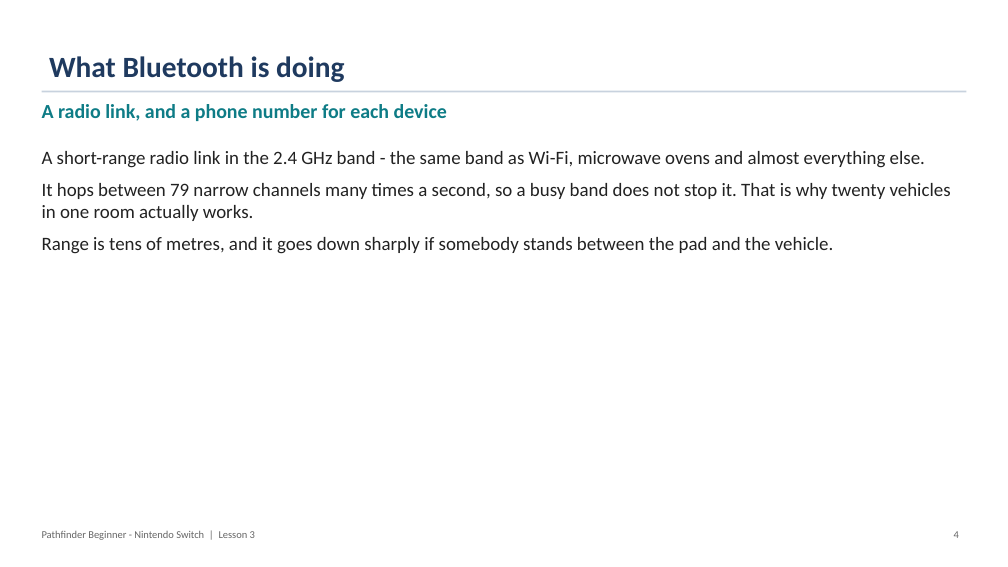
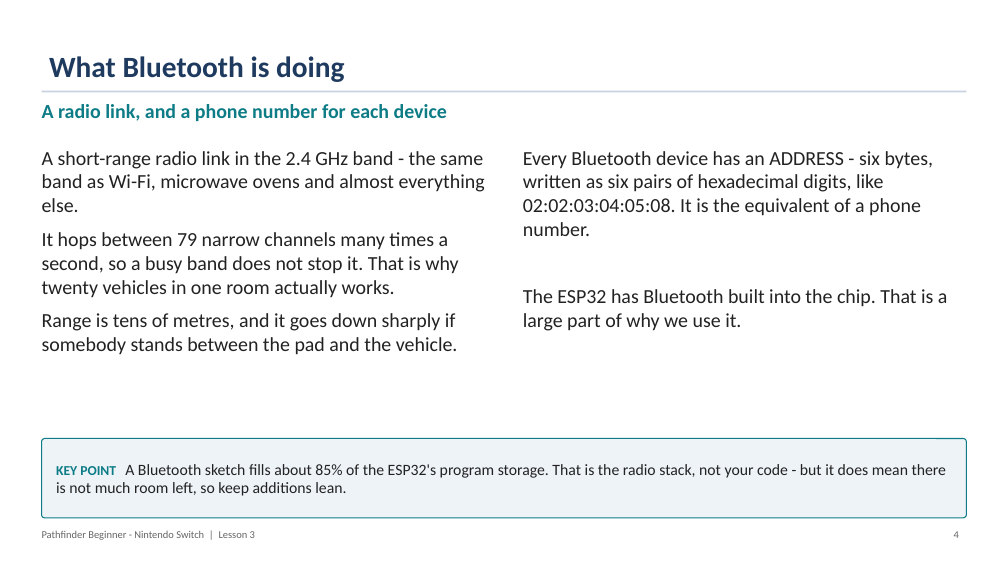
Before and after one commit to PorpoiseRobotics/porpoise-robotics, a slide deck: slide 5 of ground-vehicle/docs/courses/beginner-switch/l3_controller_programming.pptx. Drawn at 1008x567 pixels with LibreOffice and Linux fonts; fonts in the diff are those of the drawing. Boxes give left, top, right and bottom in pixels: in the first picture for what was removed or moved away, otherwise in the second. Text is boxed around its words. In the diff, an @@ line names an element or a change of style, - is before the commit and + after.

```diff
--- a/ground-vehicle/docs/courses/beginner-switch/l3_controller_programming.pptx
+++ b/ground-vehicle/docs/courses/beginner-switch/l3_controller_programming.pptx
@@ text "A short-range radio link in ..." at bbox=[42, 151, 485, 355]: size 18 to 19 pt @@
@@ text added at bbox=[523, 151, 948, 331], 19 pt, text #222222 @@
+Every Bluetooth device has an ADDRESS - six bytes, written as six pairs of hexadecimal digits, like 02:02:03:04:05:08. It is the equivalent of a phone number.
+The ESP32 has Bluetooth built into the chip. That is a large part of why we use it.
@@ rounded rectangle added at bbox=[42, 439, 966, 518], fill #EEF3F8, outline #0E7C86 1 pt, 15 pt, text #222222 @@
+KEY POINT A Bluetooth sketch fills about 85% of the ESP32's program storage. That is the radio stack, not your code - but it does mean there is not much room left, so keep additions lean.
```
Also in this commit, not shown: 26 other slides changed, 7 slides removed, 15 other files.
